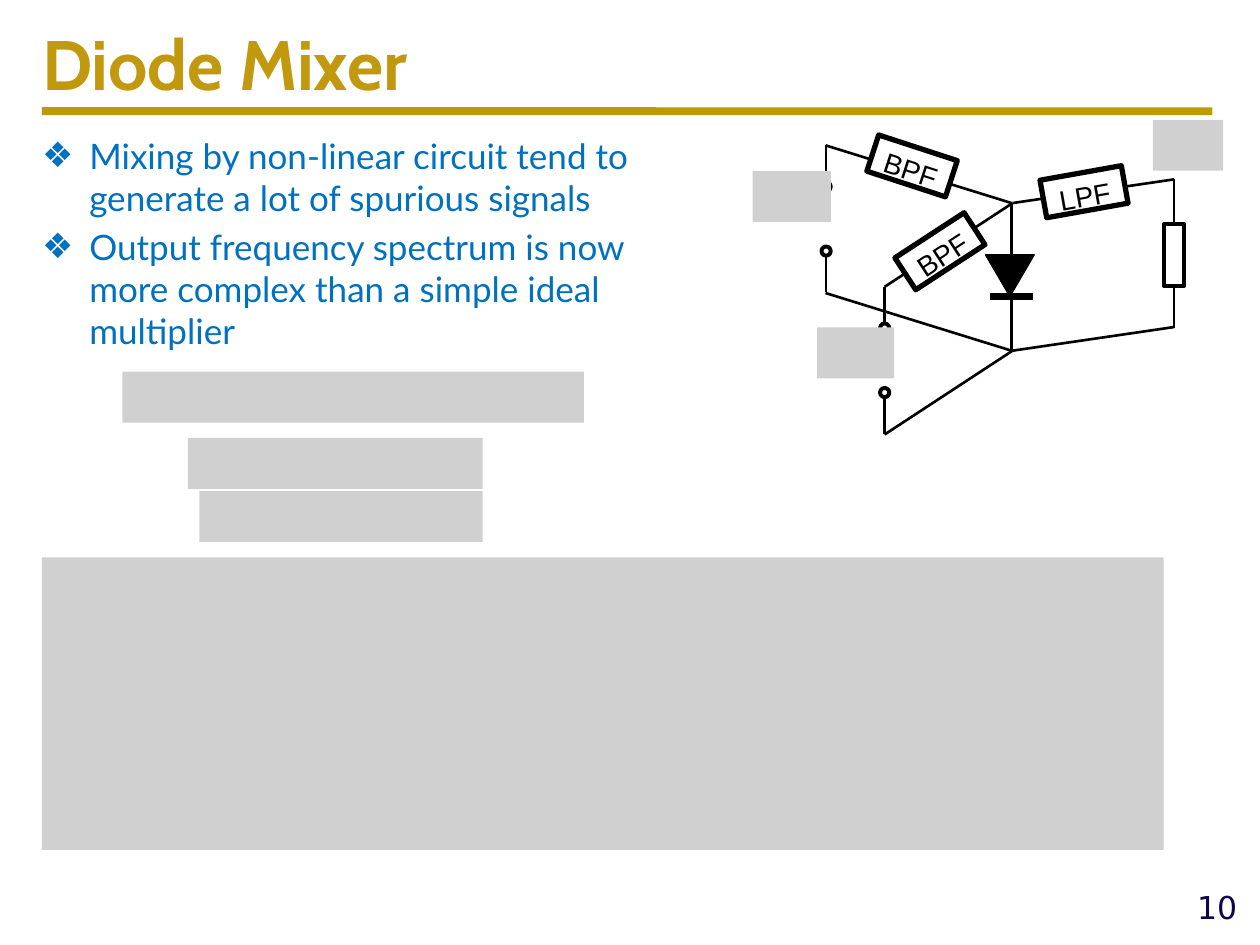
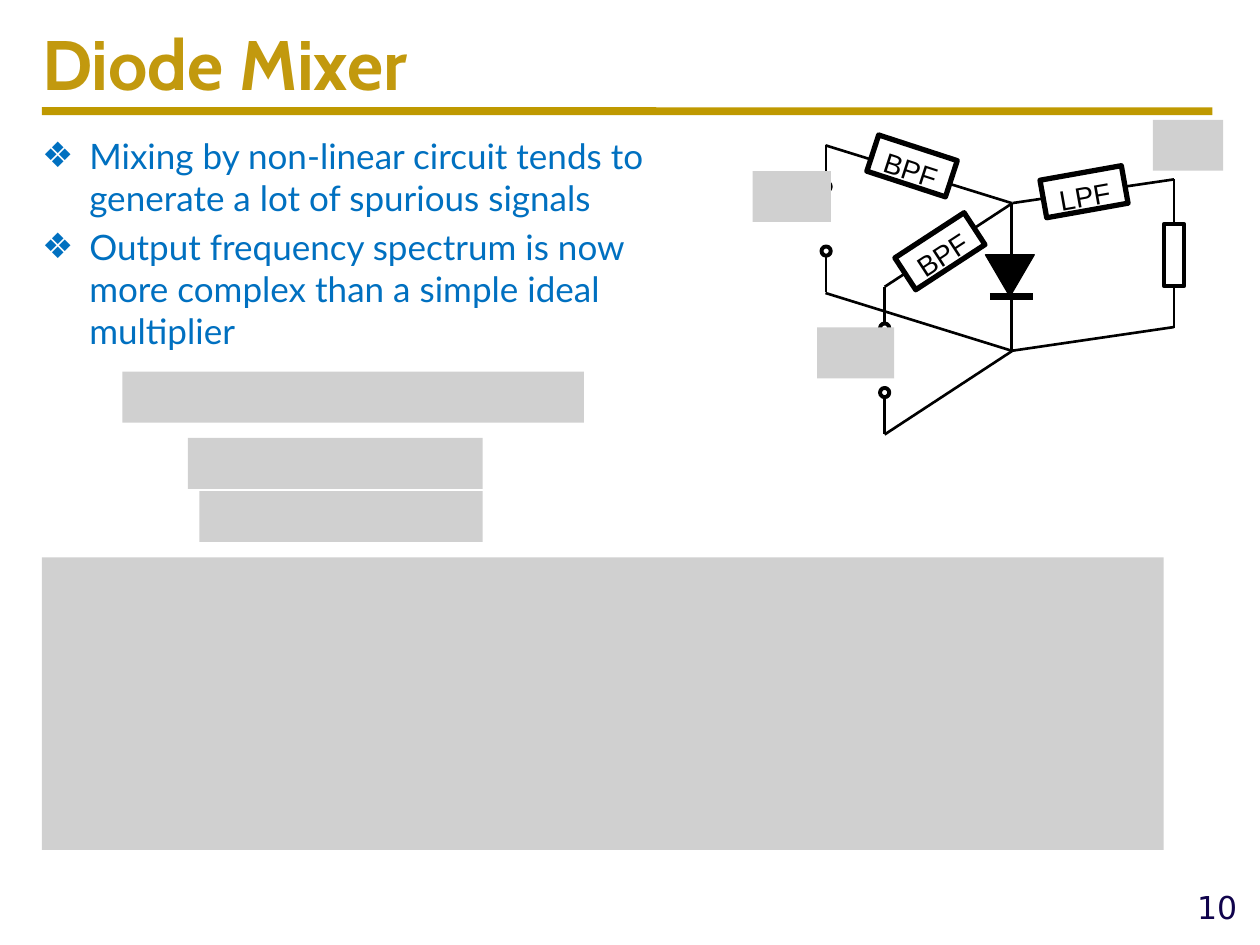
Before and after one commit to ucdart/UCD-EEC134, a slide deck: slide 10 of lectures/lec5/Lec5-Mixers.pptx. Drawn at 1260x945 pixels with LibreOffice and Linux fonts; fonts in the diff are those of the drawing; grey boxes stand for pictures; background and template pictures are left out. Boxes give left, top, right and bottom in pixels: in the first picture for what was removed or moved away, otherwise in the second. Text is boxed around its words. In the diff, an @@ line names an element or a change of style, - is before the commit and + after.

```diff
--- a/lectures/lec5/Lec5-Mixers.pptx
+++ b/lectures/lec5/Lec5-Mixers.pptx
@@ text at [89,143,643,218]: text changed @@
-❖ Mixing by non-linear circuit tend to generate a lot of spurious signals
+❖ Mixing by non-linear circuit tends to generate a lot of spurious signals
```
Also in this commit, not shown: 1 other slide changed, 1 other file.
